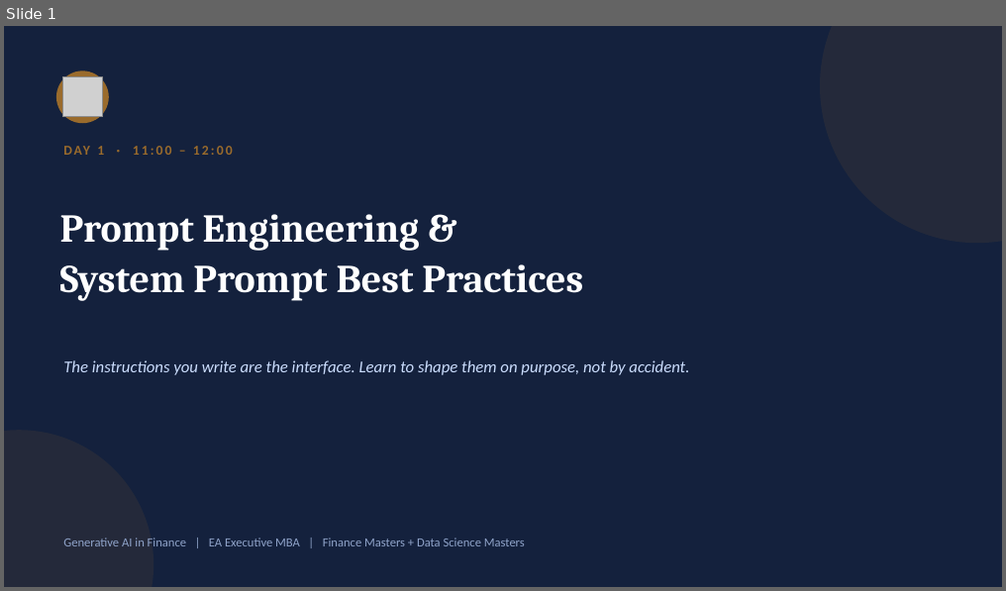
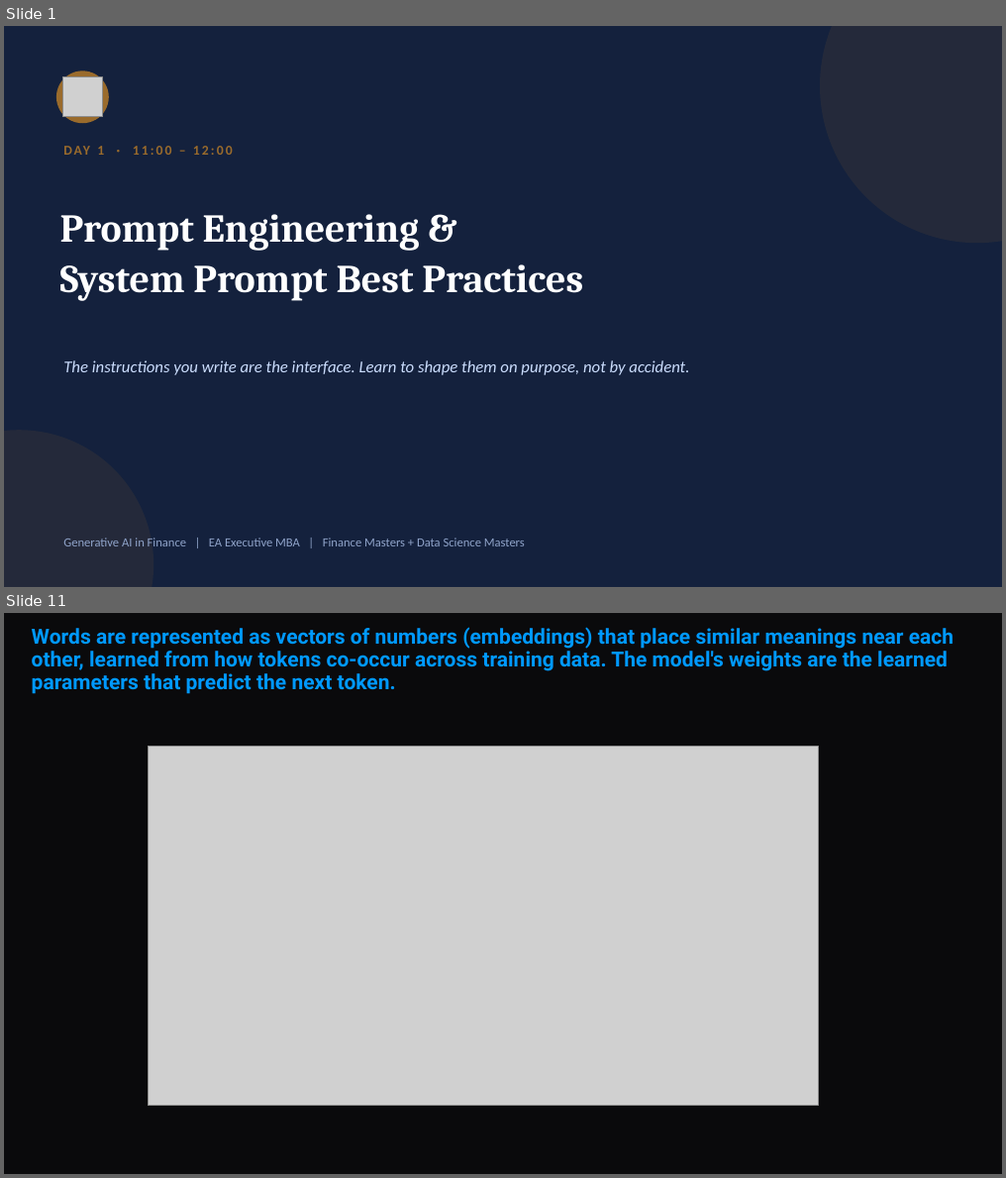
Before and after one commit to kwartler/vienna-genai-finance-course, a slide deck: lessons/day1/wip/prompt_engineering_system_prompts.pptx. Shown one above the other, each under a label of ours: slide 1 before the commit, slides 1 and 11 after it; the slides between them are not shown. The pictures are 1006x591 and 1006x1178 pixels, drawn with LibreOffice and Linux fonts; fonts in the diff are those of the drawing; grey boxes stand for pictures. Boxes give left, top, right and bottom in pixels: in the first picture for what was removed or moved away, otherwise in the second. Text is boxed around its words. In the diff, an @@ line names an element or a change of style, - is before the commit and + after.

Commit message:
wip day 2 data sci class

```diff
--- a/lessons/day1/wip/prompt_engineering_system_prompts.pptx
+++ b/lessons/day1/wip/prompt_engineering_system_prompts.pptx
@@ slide 11 added at box(4, 613, 1002, 1174), background #0A0A0C @@
@@ title added at box(32, 627, 953, 694), 20 pt, text #0099FF, bold @@
+Words are represented as vectors of numbers (embeddings) that place similar meanings near each other, learned from how tokens co-occur across training data. The model's weights are the learned parameters that predict the next token.
@@ picture added at box(148, 747, 818, 1106) @@
```
Also in this commit, not shown: 4 slides changed, 30 other slides added, 33 other files.
